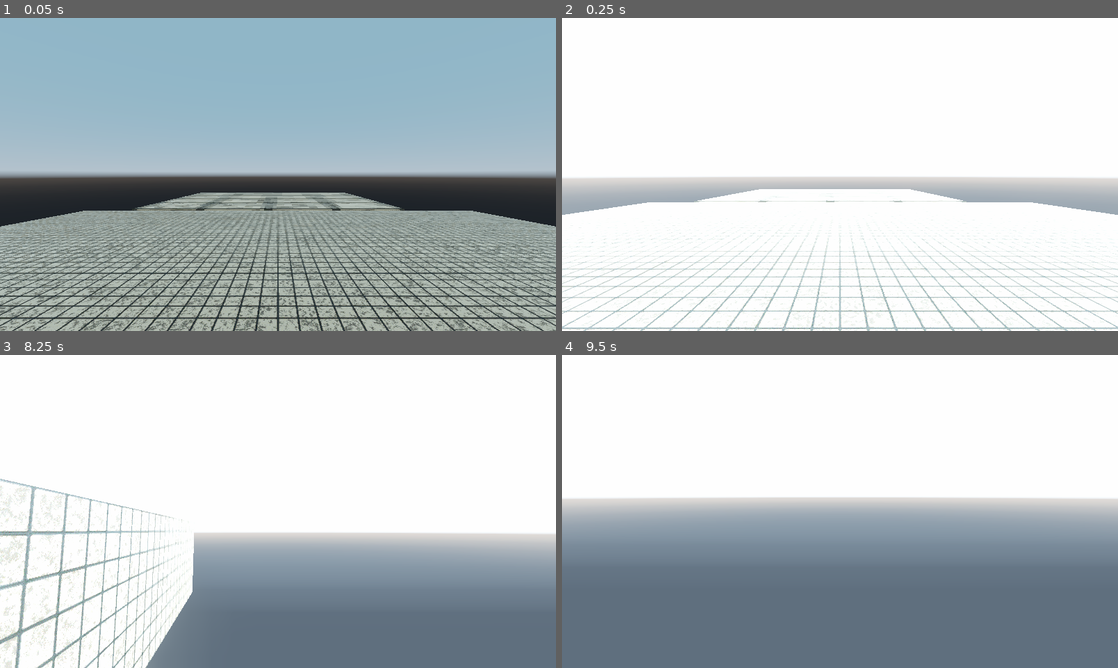
Above: before the commit, frames 1-4 (two rows, left to right).
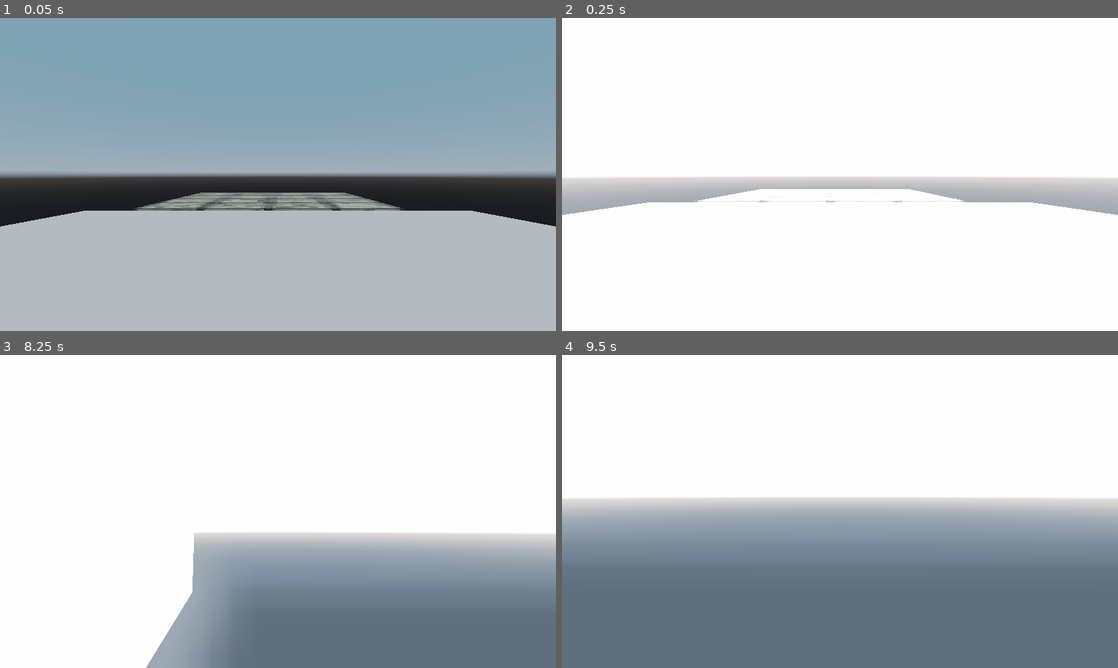
Above: after the commit, the same moments.

Repository: Ivanfs8/atlas-mixer
Game: Godot game, scene res://scenes/MaterialTesting.tscn
Two runs of this game, one before a commit and one after it. Both use one fixed random seed, a clock stepped at 60 frames per second and the inputs below.
Inputs (mouse positions are in pixels of both pictures, inside the frame that each line leads up to):
- Up to frame 1 (0.05 s): no input
- Up to frame 2 (0.25 s): no input
- Up to frame 3 (8.25 s): move the mouse to (305, 511) at 0.52 s; hold D (move_right) 0.53-1.28 s; hold W (move_foward) 0.53-1.28 s; tap Space (move_jump) at 0.77, 1.52, 3.02, 3.77, 4.52, 6.02, 6.77, 7.52 s; move the mouse to (250, 511) at 1.27 s; hold S (move_backward) 1.28-2.03 s; tap W (move_foward) every 1.5 s from 1.35 to 7.35 s; move the mouse to (289, 505) at 2.02 s; hold W (move_foward) 2.03-2.78 s; hold D (move_right) 2.03-3.53 s; move the mouse to (272, 517) at 2.77 s; move the mouse to (316, 514) at 3.52 s; hold W (move_foward) 3.53-4.28 s; hold A (move_left) 3.53-5.03 s; move the mouse to (233, 508) at 4.27 s; move the mouse to (283, 511) at 5.02 s; hold S (move_backward) 5.03-5.78 s; hold W (move_foward) 5.03-5.78 s; tap Enter at 5.75 s; move the mouse to (255, 505) at 5.77 s; hold D (move_right) 5.78-8.03 s; move the mouse to (305, 511) at 6.52 s; hold W (move_foward) 6.53-7.28 s; move the mouse to (250, 511) at 7.27 s; move the mouse to (289, 505) at 8.02 s; hold S (move_backward) from 8.03 s (still down); hold W (move_foward) from 8.03 s (still down)
- Up to frame 4 (9.5 s): move the mouse to (834, 517) at 8.77 s; release S (move_backward) at 8.78 s; release W (move_foward) at 8.78 s; hold A (move_left) from 8.78 s (still down); tap W (move_foward) at 8.85 s; tap Space (move_jump) at 9.02 s

The runs differ from the first frame. In frame 1, 24% of the frame differs, in the area x 0-100%, y 61-100%; in frame 2, 4.8%; in frame 3, 6.3%; in frame 4, nothing differs.

Commit message:
Export build test

Diff:
--- a/scenes/MaterialTesting.tscn
+++ b/scenes/MaterialTesting.tscn
@@ -1,10 +1,9 @@
-[gd_scene load_steps=12 format=2]
+[gd_scene load_steps=11 format=2]
 
 [ext_resource path="res://materials/MaterialMaker/Water_albedo.png" type="Texture" id=1]
 [ext_resource path="res://materials/MaterialMaker/Water_normal.png" type="Texture" id=2]
 [ext_resource path="res://test_atlas_mixer.tres" type="Material" id=3]
 [ext_resource path="res://shaders/Water.shader" type="Shader" id=4]
-[ext_resource path="res://scenes/RandomFloorTile.material" type="Material" id=5]
 [ext_resource path="res://env.tres" type="Environment" id=7]
 [ext_resource path="res://materials/MaterialMaker/TileFloor/TileFloor.tres" type="Material" id=12]
 [ext_resource path="res://scenes/Player.tscn" type="PackedScene" id=15]
@@ -47,7 +46,7 @@
 width = 18.0
 height = 4.0
 depth = 24.0
-material = ExtResource( 5 )
+material = ExtResource( 3 )
 
 [node name="CSGBox2" type="CSGBox" parent="CSGCombiner2"]
 transform = Transform( -4.37114e-08, 0, -1, 0, 1, 0, 1, 0, -4.37114e-08, 0.999999, 0, 23 )
